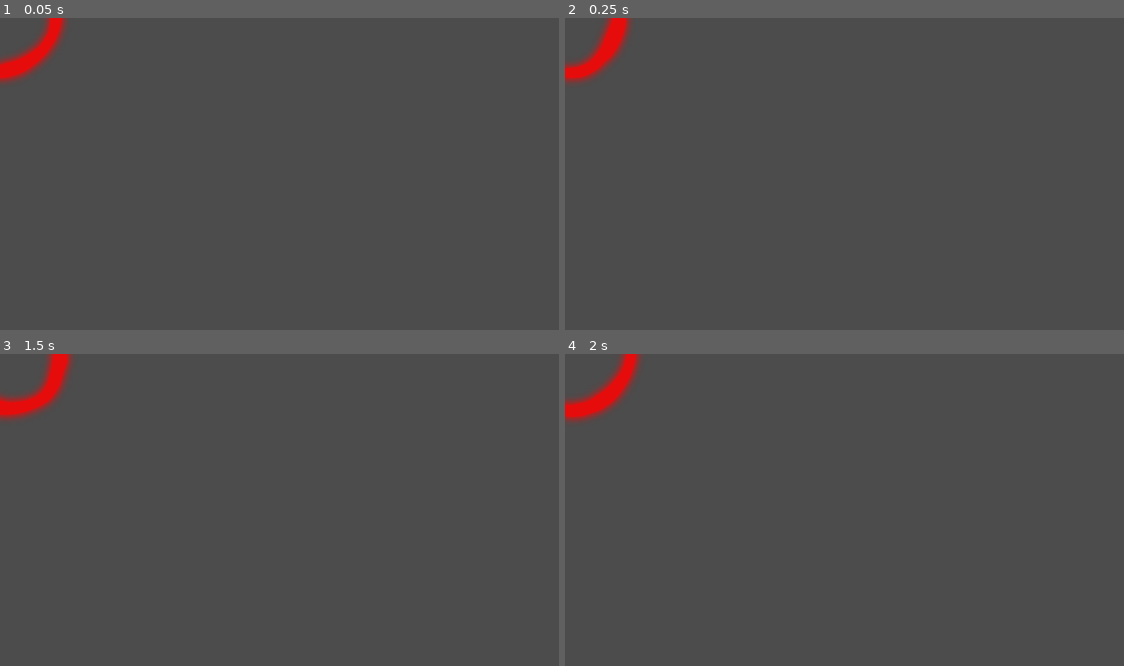
Above: before the commit, frames 1-4 (two rows, left to right).
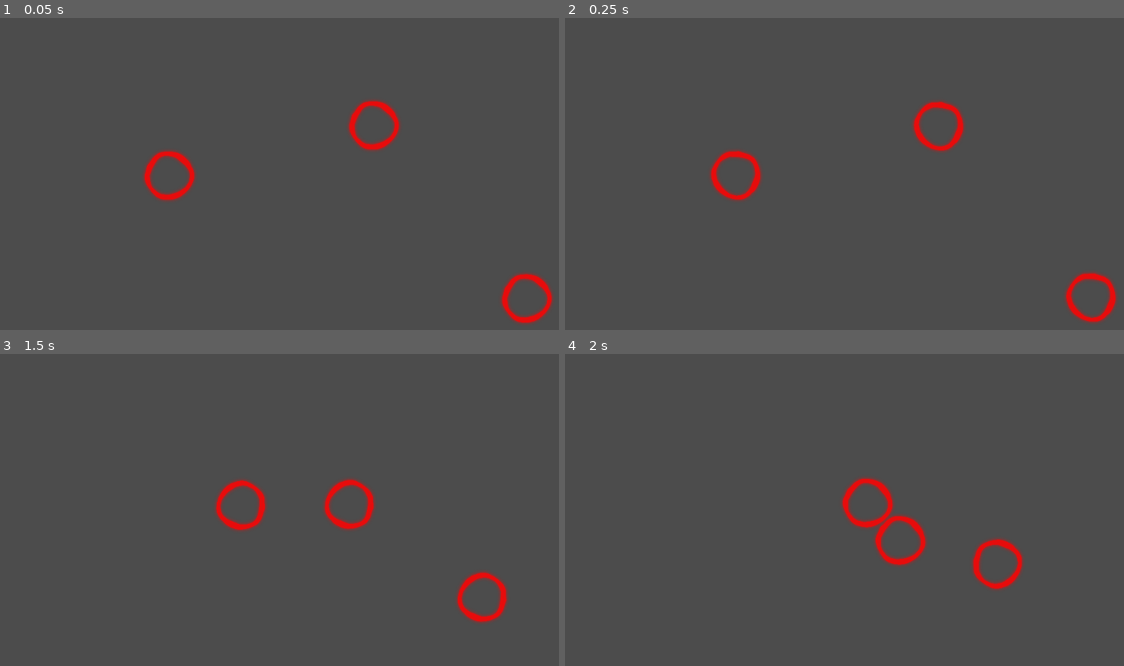
Above: after the commit, the same moments.

Repository: tropf/gamejam2k19
Game: Godot game, scene res://scenes/testscene.tscn
Two runs of this game, one before a commit and one after it. Both use one fixed random seed, a clock stepped at 60 frames per second and the inputs below.
Inputs:
- Up to frame 1 (0.05 s): no input
- Up to frame 2 (0.25 s): no input
- Up to frame 3 (1.5 s): no input
- Up to frame 4 (2 s): no input

The runs differ from the first frame. In frame 1, 3.0% of the frame differs, in the area x 0-99%, y 0-99%; in frame 2, 3.1%; in frame 3, 3.2%; in frame 4, 3.2%, in the area x 0-83%, y 0-76%.

Commit message:
enable CollisionShape, change ball positions

Diff:
--- a/scenes/Ball.tscn
+++ b/scenes/Ball.tscn
@@ -5,7 +5,6 @@
 [sub_resource type="GDScript" id=3]
 script/source = "extends RigidBody2D
 
-var G = 1
 
 # Called when the node enters the scene tree for the first time.
 func _ready():
@@ -22,14 +21,14 @@
 		#applied_force = (Global.gravity * (mass * i.get_node(\"RigidBody2D\").get_mass()) * delta)
 		if is_other_obj(i):
 			force += calc_force_btw_obj(i)
-	print(\"Force: \", force)
-	set_applied_force(Vector2(100, 10))
+	#print(\"Force: \", force)
+	set_applied_force(force)
 
 func calc_force_btw_obj(ball):
 	# TODO: add masses
 	var dist = euclidian_distance(ball)
-	print(\"dist \", dist)
-	return -10000000 * get_direction(ball) * G/pow(dist, 2)
+	#print(\"dist \", dist)
+	return -10000000 * get_direction(ball) * Global.gravity/pow(dist, 2)
 
 func euclidian_distance(ball):
 	return sqrt(pow(self.position.x - ball.position.x, 2) + pow(self.position.y - ball.position.y, 2))
@@ -38,7 +37,7 @@
 	return (self.position - ball.position).normalized()
 
 func is_other_obj(ball):
-	return self != ball.get_node(\"RigidBody2D\")
+	return self != ball
 "
 
 [sub_resource type="CircleShape2D" id=4]
@@ -72,9 +71,8 @@
 script = SubResource( 3 )
 
 [node name="CollisionShape2D" type="CollisionShape2D" parent="."]
-scale = Vector2( 0.5, 0.5 )
+scale = Vector2( 0.2, 0.2 )
 shape = SubResource( 4 )
-disabled = true
 
 [node name="Sprite" type="Sprite" parent="CollisionShape2D"]
 texture = ExtResource( 1 )
--- a/scenes/Global.tscn
+++ b/scenes/Global.tscn
@@ -8,7 +8,7 @@
 # list of gameobjects, which will interact with gravity
 # add on spawn, delete when objects are destroyed !
 var gravityobjects=[]
-export var gravity = 1
+export var gravity = 10
 "
 
 [node name="Global" type="Node2D"]
--- a/scenes/testscene.tscn
+++ b/scenes/testscene.tscn
@@ -23,5 +23,10 @@
 script = SubResource( 1 )
 
 [node name="Ball1" parent="." instance=ExtResource( 1 )]
+position = Vector2( 289.391, 270.257 )
 
 [node name="Ball2" parent="." instance=ExtResource( 1 )]
+position = Vector2( 638.572, 184.157 )
+
+[node name="Ball3" parent="." instance=ExtResource( 1 )]
+position = Vector2( 899.262, 480.723 )
